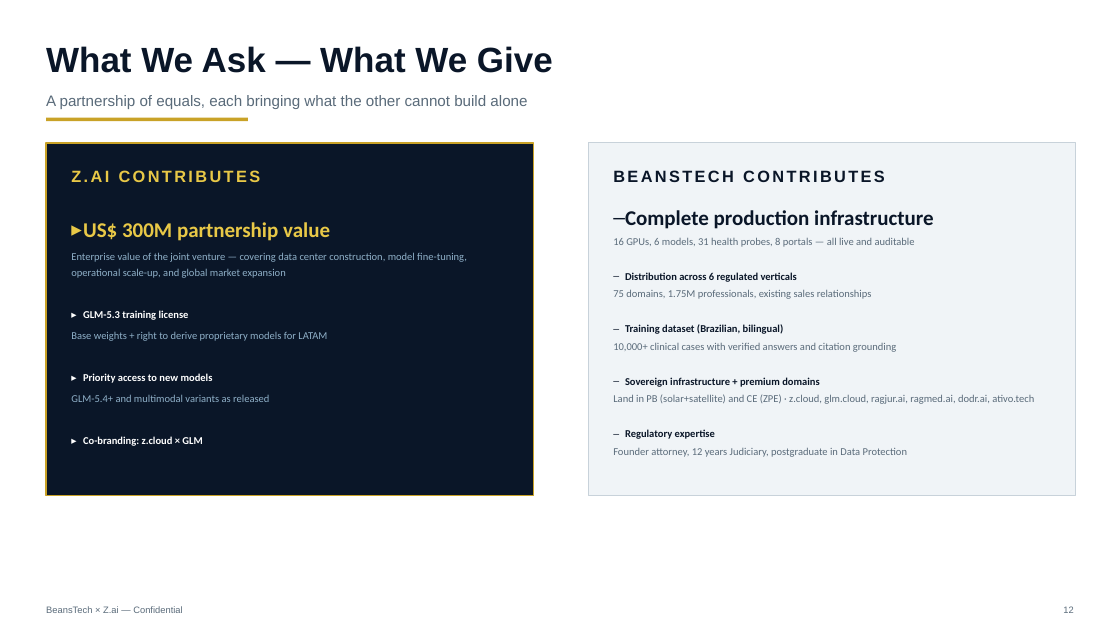
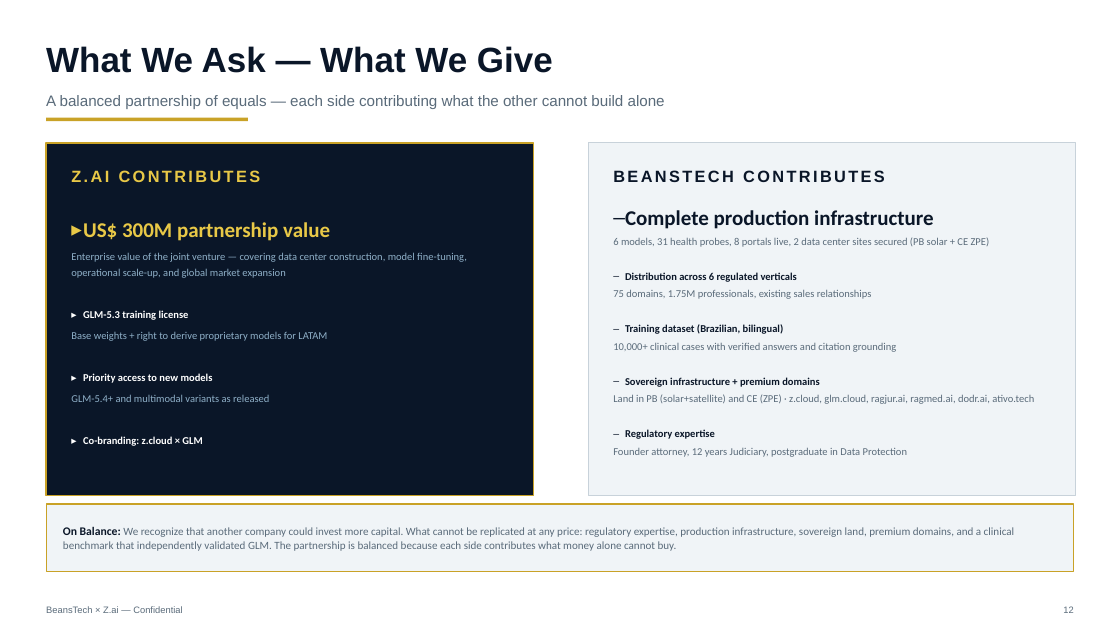
Before and after one commit to beanstechhub/healthtech-infra, a slide deck: slide 12 of apresentacoes/ZCloud-Zai-Parceria-EN.pptx. Drawn at 1120x630 pixels with LibreOffice and Linux fonts; fonts in the diff are those of the drawing. Boxes give left, top, right and bottom in pixels: in the first picture for what was removed or moved away, otherwise in the second. Text is boxed around its words. In the diff, an @@ line names an element or a change of style, - is before the commit and + after.

Commit message:
Deck: 16 GPUs removido; 2 data centers (1 carbon-free) no stats; balance statement no slide The Ask

```diff
--- a/apresentacoes/ZCloud-Zai-Parceria-EN.pptx
+++ b/apresentacoes/ZCloud-Zai-Parceria-EN.pptx
@@ text at (46,95,665,109): text changed @@
-A partnership of equals, each bringing what the other cannot build alone
+A balanced partnership of equals — each side contributing what the other cannot build alone
@@ text at (613,238,990,247): text changed @@
-16 GPUs, 6 models, 31 health probes, 8 portals — all live and auditable
+6 models, 31 health probes, 8 portals live, 2 data center sites secured (PB solar + CE ZPE)
@@ rectangle added at (46,504,1074,571), fill #F0F4F7, outline #C9A227 1 pt @@
@@ text added at (63,527,1014,551), 9.5 pt, text #5A6B7A @@
+On Balance: We recognize that another company could invest more capital. What cannot be replicated at any price: regulatory expertise, production infrastructure, sovereign land, premium domains, and a clinical benchmark that independently validated GLM. The partnership is balanced because each side contributes what money alone cannot buy.
```
Also in this commit, not shown: 1 other slide changed, 1 other file.
